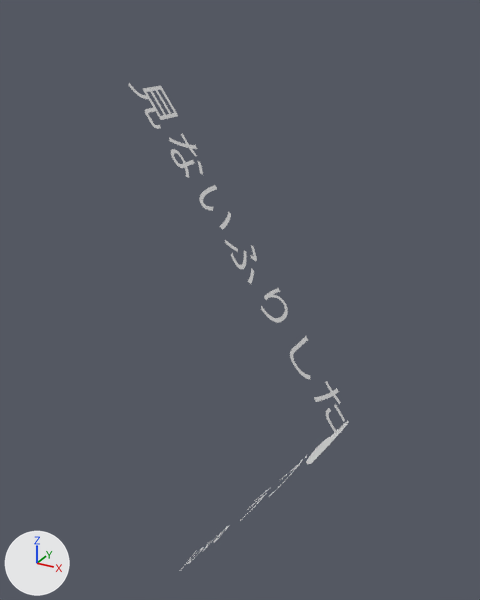
The Blender file love.blend: old version first, new version second.
Both versions are drawn from a 50 mm lens placed at (11.3, -23.3, 16.7), pointed at (-2.1, 0.9, 4.6). Lighting does not change. The marker at lower left points along +X, +Y and +Z. Text is drawn in Blender's own font. The same objects are shown in both versions, whatever each file hides.

Objects in the first picture: '7mina', '8lovelove', '8lovelove.001'.
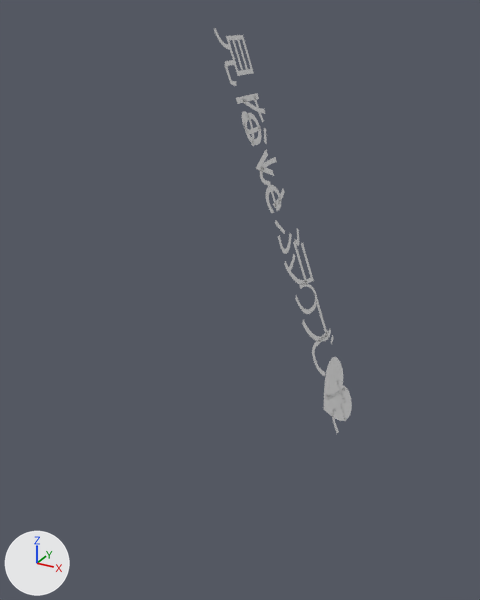
Where the change shows, as pixel boxes [x1, y1, x2, y2] in the pictures (480 x 600 px):
'7mina', turned: before [129, 83, 345, 434]; after [214, 28, 346, 433]
'8lovelove.001', turned: before [306, 421, 348, 464]; after [324, 357, 352, 421]
'8lovelove', turned: before [182, 456, 307, 568]; after [236, 93, 333, 344]

Edits to the bpy script that builds the scene:
```text
Change ob_7mina:
    ob_7mina.rotation_euler: (0.0, 0.955, 0.0) -> (0.0, 1.225, 0.0)  # degrees (0, 55, 0) -> degrees (0, 70, 0)
Change ob_8lovelove:
    ob_8lovelove.rotation_euler: (0.0, -0.939, 0.0) -> (0.0, 1.225, 0.0)  # degrees (0, -54, 0) -> degrees (0, 70, 0)
Change ob_8lovelove_001:
    ob_8lovelove_001.rotation_euler: (0.0, -0.939, 0.0) -> (0.0, 1.225, 0.0)  # degrees (0, -54, 0) -> degrees (0, 70, 0)
```
